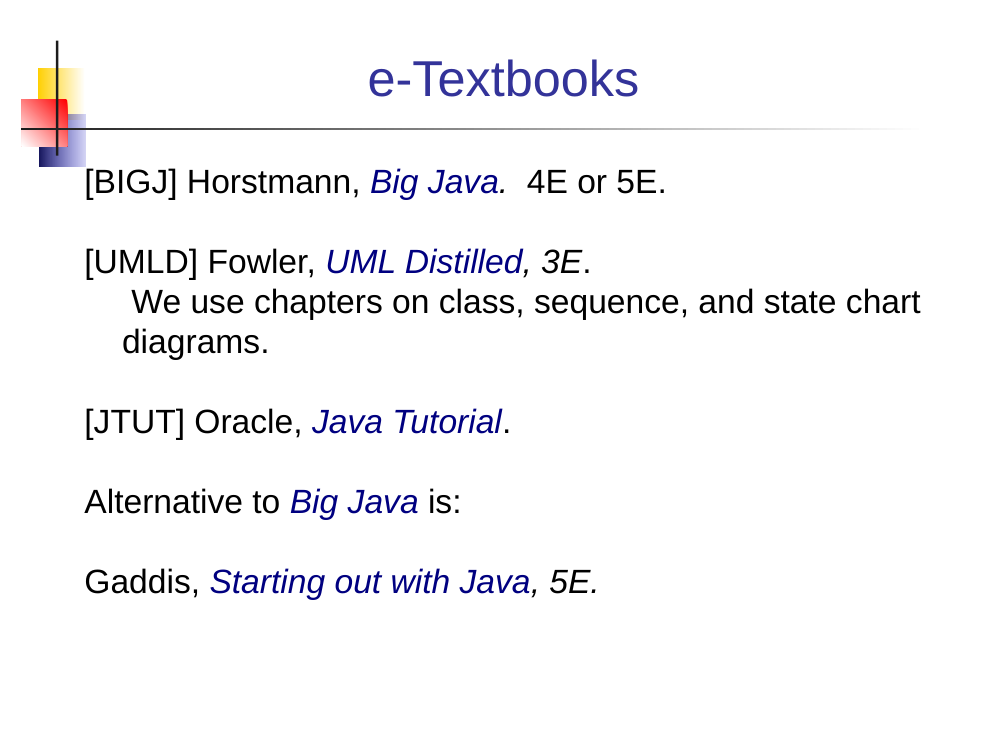
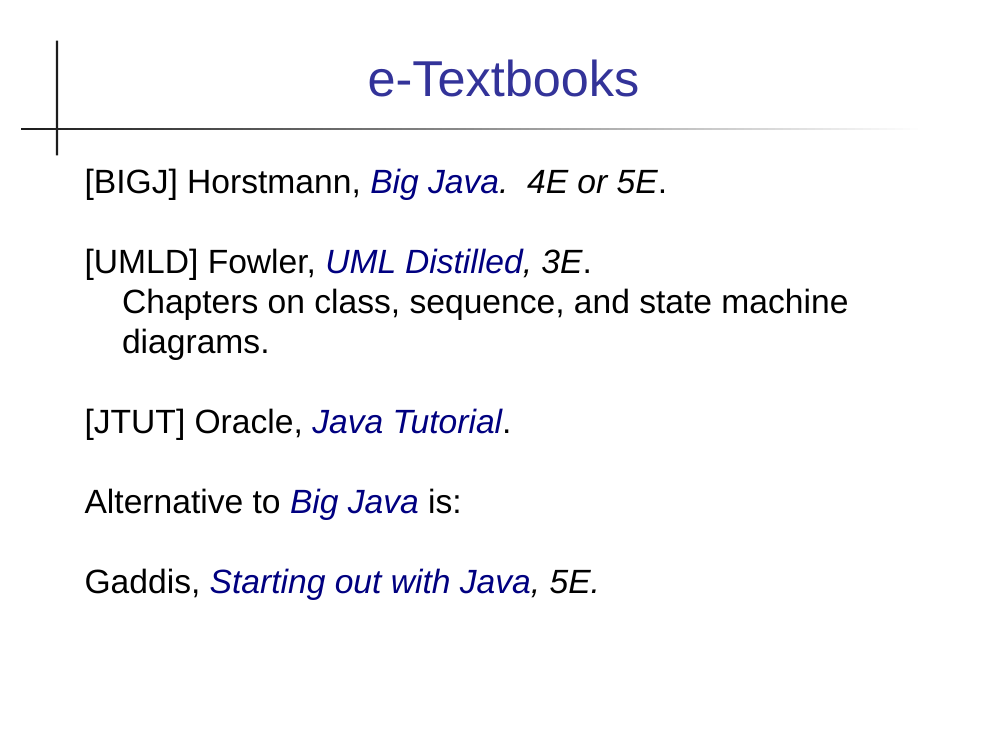
Before and after one commit to skeoop/skeoop.github.io, a slide deck: slide 13 of week1/0-Introduction-to-Course.ppt. Drawn at 1008x756 pixels with LibreOffice and Linux fonts; fonts in the diff are those of the drawing. Boxes give left, top, right and bottom in pixels: in the first picture for what was removed or moved away, otherwise in the second. Text is boxed around its words. In the diff, an @@ line names an element or a change of style, - is before the commit and + after.

```diff
--- a/week1/0-Introduction-to-Course.ppt
+++ b/week1/0-Introduction-to-Course.ppt
@@ rectangle removed at (37, 68, 85, 120) @@
@@ rectangle removed at (22, 100, 68, 146) @@
@@ rectangle removed at (39, 115, 85, 167) @@
@@ text at (85, 168, 667, 200): italic on in "4E or 5E." @@
@@ text at (85, 248, 848, 360): text changed @@
-[UMLD] Fowler, UML Distilled, 3E.
-We use chapters on class, sequence, and state chart diagrams.
+[UMLD] Fowler, UML Distilled, 3E.
+Chapters on class, sequence, and state machine diagrams.
```
Also in this commit, not shown: 13 other slides changed, 7 other files.
